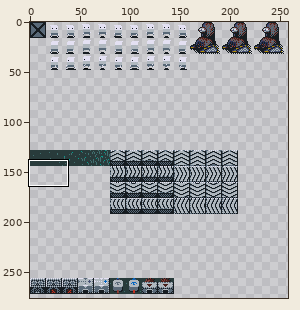
Edited in one commit: sprite sheet (sprites.png). Above, an overview of the earlier version with the close-up marked.
Close-up. First the earlier version:
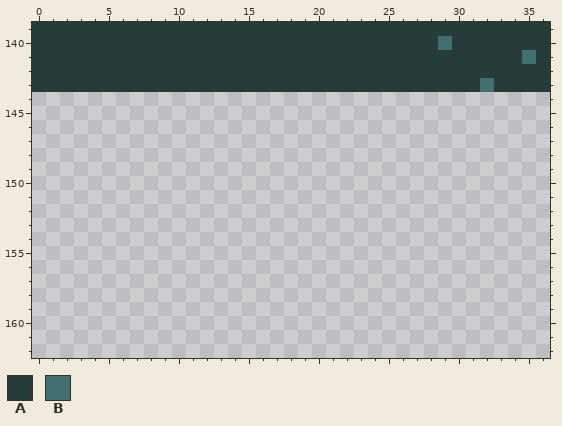
The file is 512x512 pixels. Colours within 5 levels of each other are drawn and written as one. Shown: x 0..36, y 139..162. The wide view leaves out empty margins.
Palette (. is transparent): A #283b3b  B #427070
Pixels before, first column x 0:
139 AAAAAAAAAAAAAAAAAAAAAAAAAAAAAAAAAAAAA
140 AAAAAAAAAAAAAAAAAAAAAAAAAAAAABAAAAAAA
141 AAAAAAAAAAAAAAAAAAAAAAAAAAAAAAAAAAABA
142 AAAAAAAAAAAAAAAAAAAAAAAAAAAAAAAAAAAAA
143 AAAAAAAAAAAAAAAAAAAAAAAAAAAAAAAABAAAA
New version:
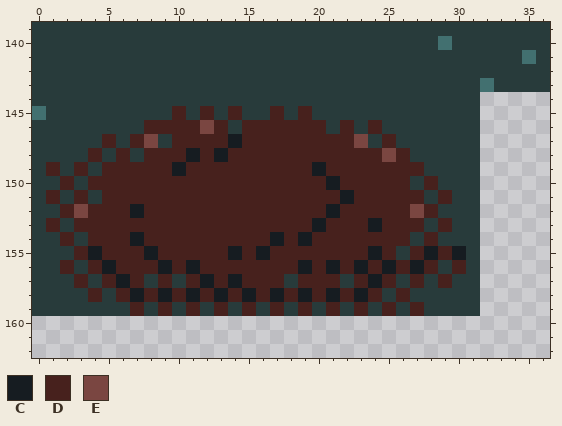
Colours new in this view: C #161c21  D #47211d  E #7a4641
The exact change:
The author put colour A in row 144 at x 0 to 31; in row 145 at x 1 to 9, 11, 13, 15 to 16, 18 and 20 to 31; in row 146 at x 0 to 7, 14, 21, 23 and 25 to 31; in row 147 at x 0 to 4, 6, 9, 24 and 26 to 31; in row 148 at x 0 to 3, 5, 7 and 27 to 31; in row 149 at x 0, 2, 4 and 28 to 31.
The author put colour A in row 150 at x 0 to 1, 3, 27 and 29 to 31; in row 151 at x 0, 2, 4, 28 and 30 to 31; in row 152 at x 0 to 1 and 29 to 31; in row 153 at x 0, 2, 28 and 30 to 31; in row 154 at x 0 to 1, 3, 27 and 29 to 31; in row 155 at x 0 to 2, 26 and 31.
The author put colour A in row 156 at x 0 to 1, 3, 29 and 31; in row 157 at x 0 to 2, 4, 8, 10, 18, 22, 26, 28 and 30 to 31; in row 158 at x 0 to 3, 5, 25 and 27 to 31; in row 159 at x 0 to 6, 8, 10, 12, 14, 16, 18, 20, 22, 24, 26 and 28 to 31.
The author put colour B in row 145 at x 0.
The author put colour C in row 147 at x 14; in row 148 at x 11 and 13; in row 149 at x 10 and 20; in row 150 at x 21; in row 151 at x 22; in row 152 at x 7 and 21.
The author put colour C in row 153 at x 20 and 24; in row 154 at x 7, 17 and 19; in row 155 at x 4, 8, 14, 16, 24, 28 and 30; in row 156 at x 5, 9, 11, 19, 21, 23, 25 and 27; in row 157 at x 6, 12, 14 and 24; in row 158 at x 7, 9, 11, 13, 15, 17, 19, 21 and 23.
The author put colour D in row 145 at x 10, 12, 14, 17 and 19; in row 146 at x 8 to 11, 13, 15 to 20, 22 and 24; in row 147 at x 5, 7, 10 to 13, 15 to 22 and 25; in row 148 at x 4, 6, 8 to 10, 12, 14 to 24 and 26; in row 149 at x 1, 3, 5 to 9, 11 to 19 and 21 to 27; in row 150 at x 2, 4 to 20, 22 to 26 and 28.
The author put colour D in row 151 at x 1, 3, 5 to 21, 23 to 27 and 29; in row 152 at x 2, 4 to 6, 8 to 20, 22 to 26 and 28; in row 153 at x 1, 3 to 19, 21 to 23, 25 to 27 and 29; in row 154 at x 2, 4 to 6, 8 to 16, 18, 20 to 26 and 28; in row 155 at x 3, 5 to 7, 9 to 13, 15, 17 to 23, 25, 27 and 29; in row 156 at x 2, 4, 6 to 8, 10, 12 to 18, 20, 22, 24, 26, 28 and 30.
The author put colour D in row 157 at x 3, 5, 7, 9, 11, 13, 15 to 17, 19 to 21, 23, 25, 27 and 29; in row 158 at x 4, 6, 8, 10, 12, 14, 16, 18, 20, 22, 24 and 26; in row 159 at x 7, 9, 11, 13, 15, 17, 19, 21, 23, 25 and 27.
The author put colour E in row 146 at x 12; in row 147 at x 8 and 23; in row 148 at x 25; in row 152 at x 3 and 27.
Where, in picture pixels (left, top, right, bottom), the same in both close-ups:
added: (32, 92, 480, 316)
